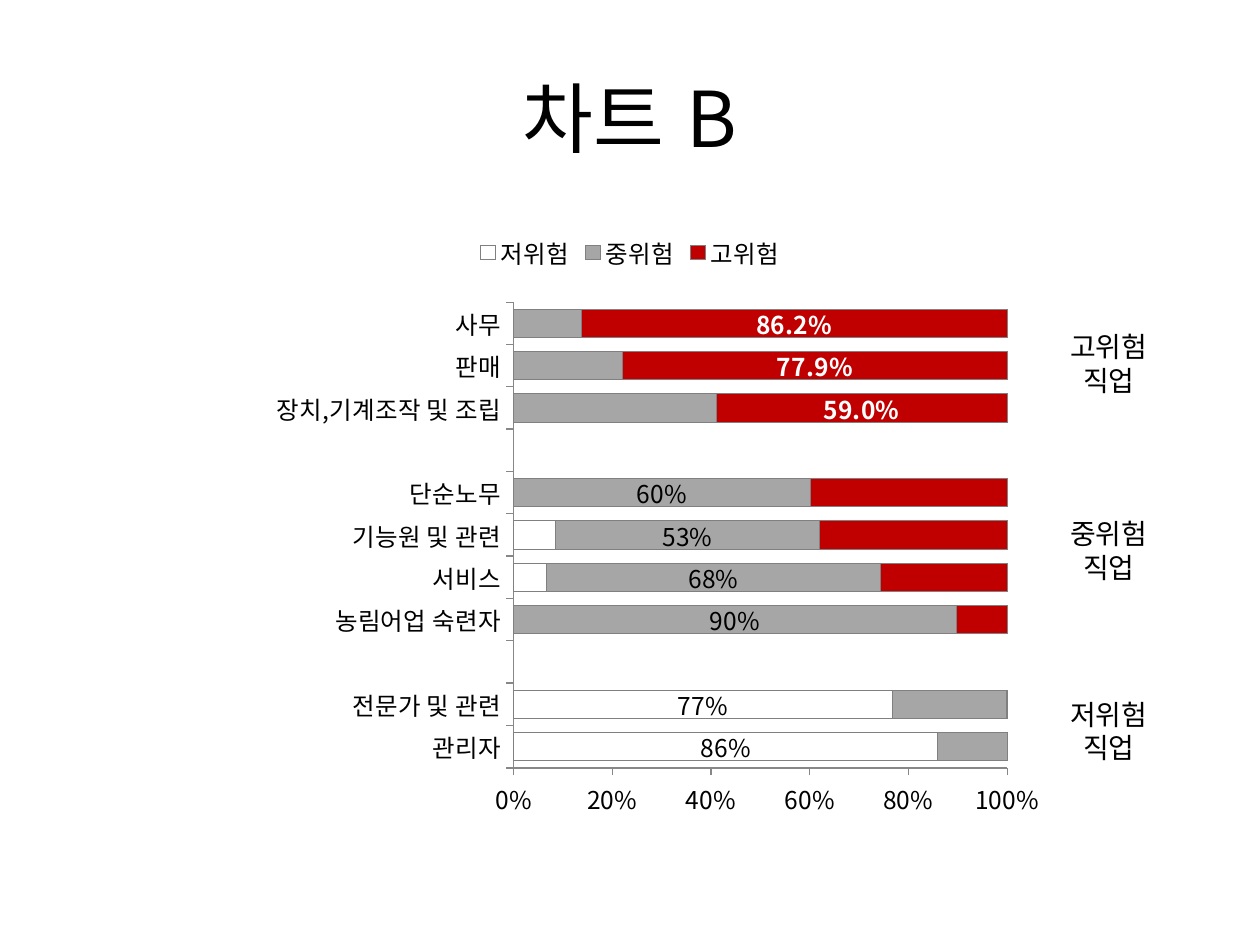
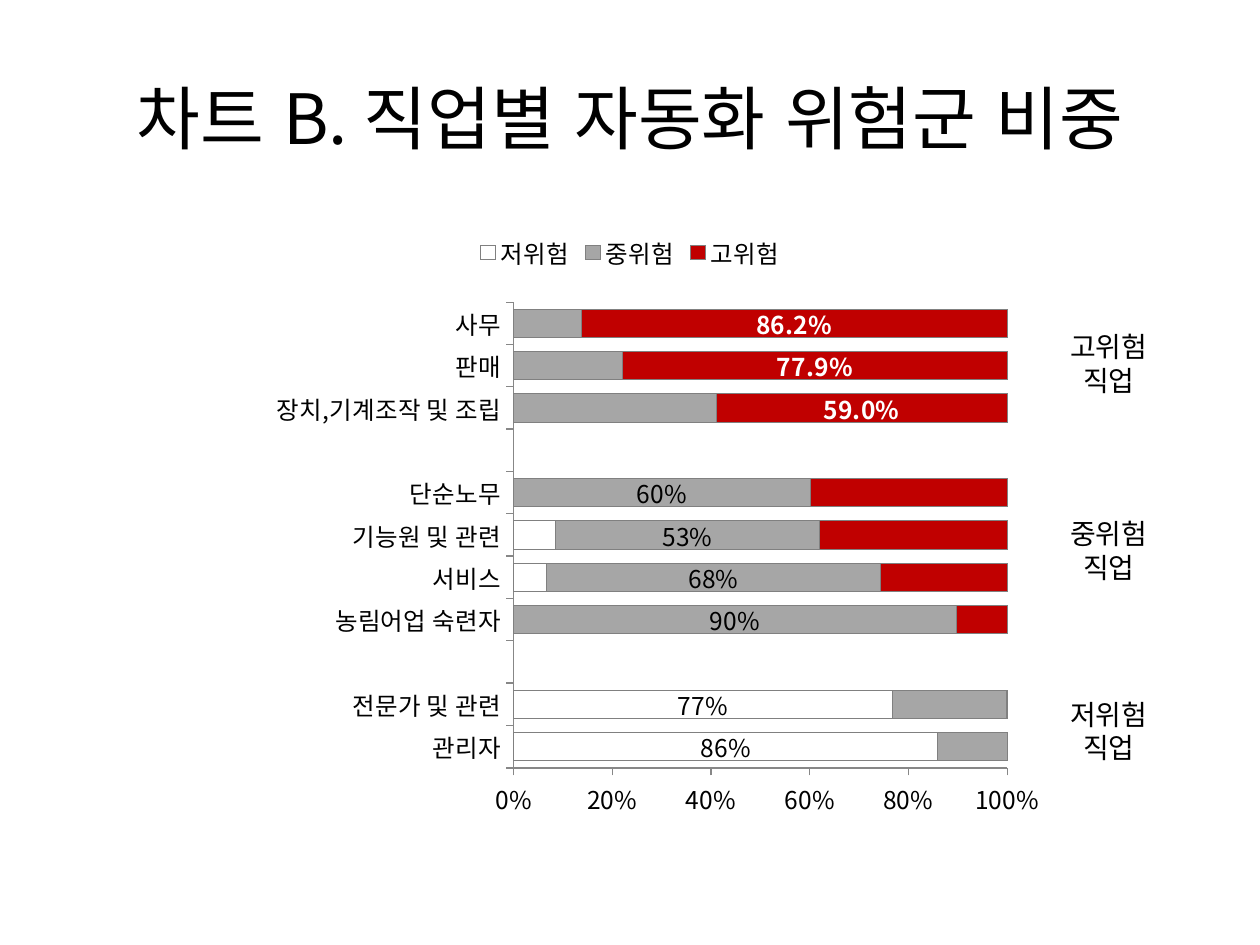
Before and after one commit to externalbrainlab/externalbrainlab.github.io, a slide deck: slide 2 of ppt/그림_인공지능_일자리(추가).pptx. Drawn at 1260x945 pixels with LibreOffice and Linux fonts; fonts in the diff are those of the drawing. Boxes give left, top, right and bottom in pixels: in the first picture for what was removed or moved away, otherwise in the second. Text is boxed around its words. In the diff, an @@ line names an element or a change of style, - is before the commit and + after.

```diff
--- a/ppt/그림_인공지능_일자리(추가).pptx
+++ b/ppt/그림_인공지능_일자리(추가).pptx
@@ title at (x1=137, y1=86, x2=1124, y2=150): text changed; size 44 to 39.6 pt @@
-차트 B
+차트 B. 직업별 자동화 위험군 비중
```
Also in this commit, not shown: 1 other slide changed, 4 other files.
